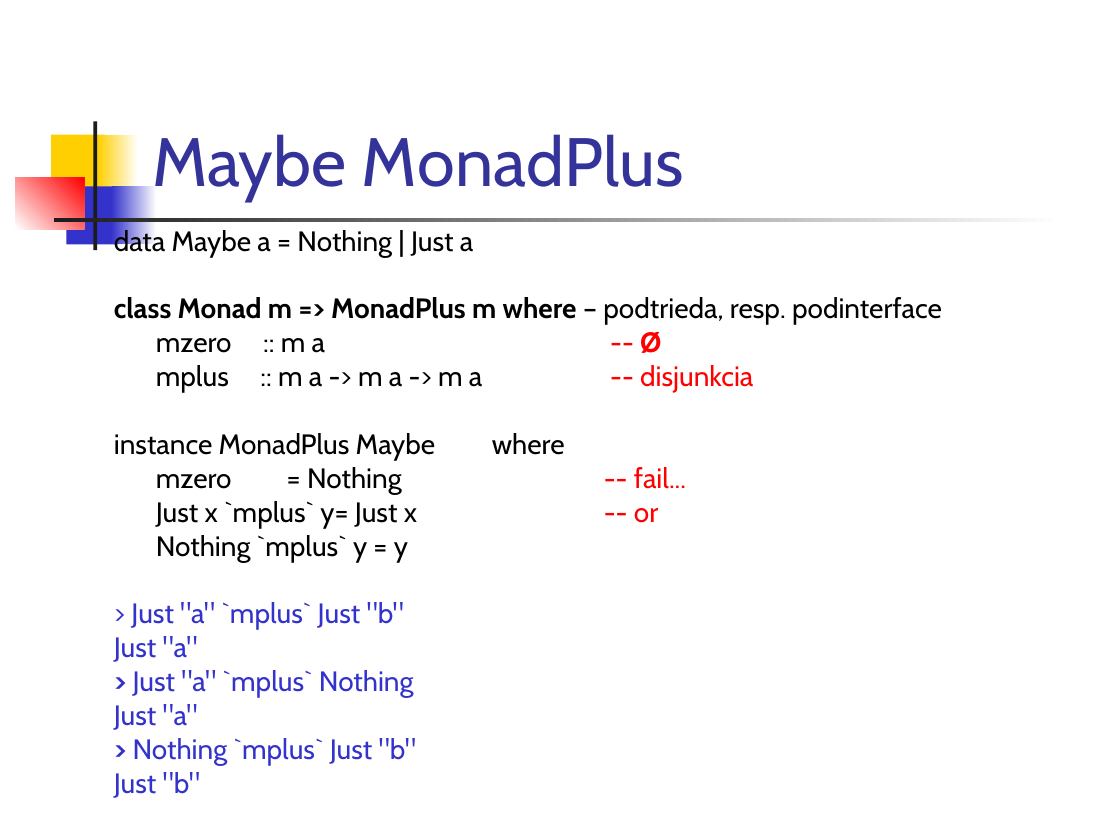
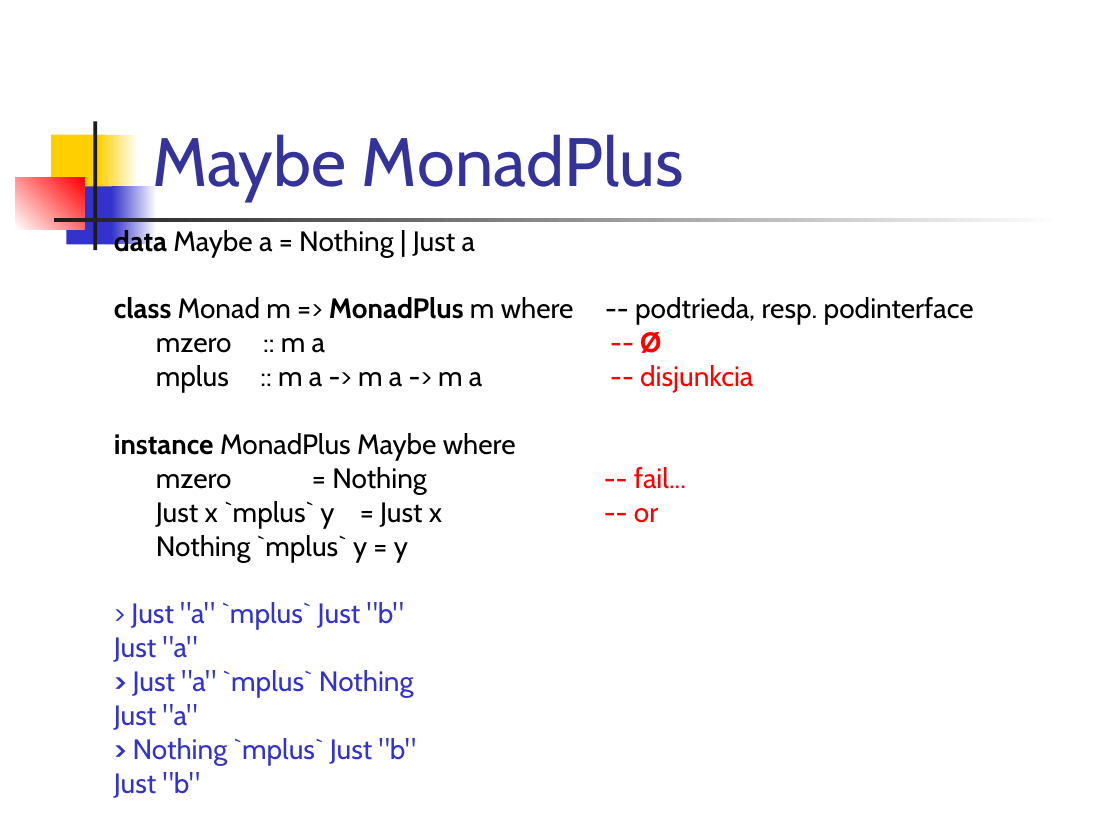
Before and after one commit to Funkcionalne/Prednasky, a slide deck: slide 26 of 11/11_fpro.ppt (slide 24 before the commit). Drawn at 1120x840 pixels with LibreOffice and Linux fonts; fonts in the diff are those of the drawing. Boxes give left, top, right and bottom in pixels: in the first picture for what was removed or moved away, otherwise in the second. Text is boxed around its words. In the diff, an @@ line names an element or a change of style, - is before the commit and + after.

```diff
--- a/11/11_fpro.ppt
+++ b/11/11_fpro.ppt
@@ text at box(114, 227, 516, 460): bold on in "data", "instance" @@
@@ text at box(114, 297, 574, 319): text changed; bold off @@
-class Monad m => MonadPlus m where – podtrieda, resp. podinterface
+class Monad m => MonadPlus m where -- podtrieda, resp. podinterface
@@ text at box(156, 501, 442, 528): spaces changed @@
-Just x `mplus` y= Just x -- or
+Just x `mplus` y = Just x -- or
```
Also in this commit, not shown: 23 other slides changed, 2 slides added, 16 slides removed, 3 other files.
